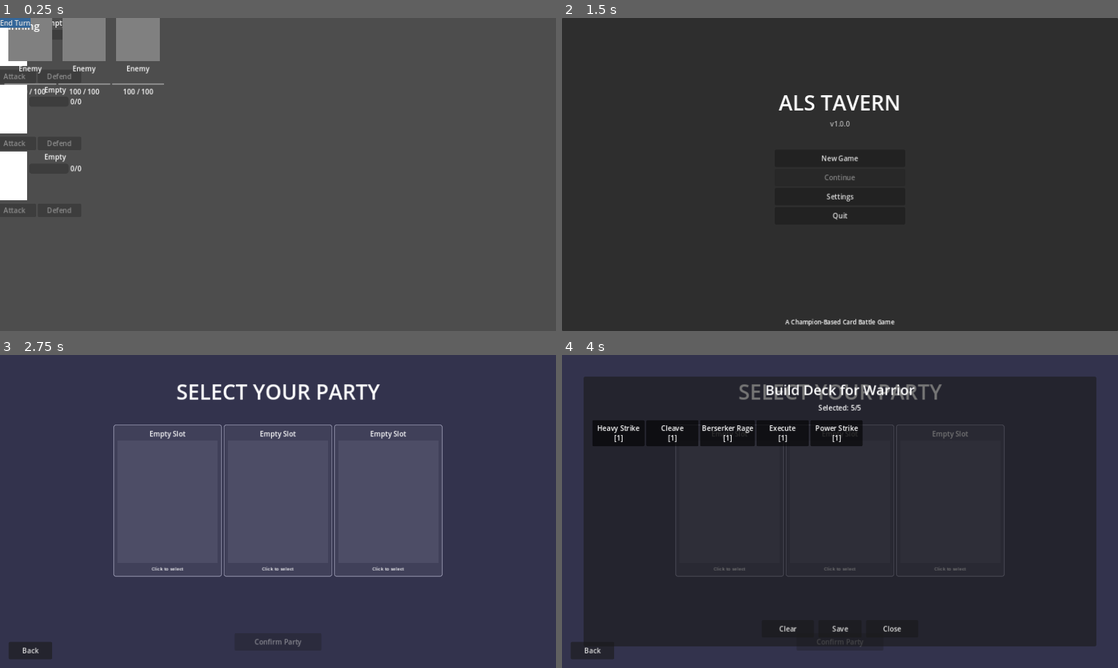
Above: before the commit, frames 1-4 (two rows, left to right).
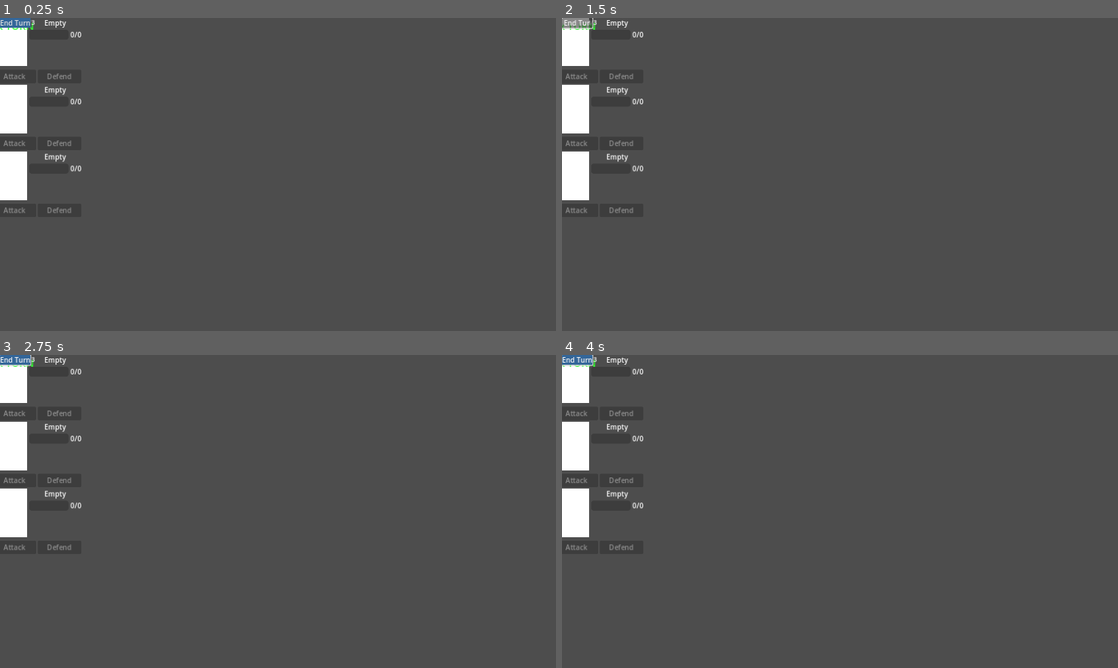
Above: after the commit, the same moments.

Repository: DaveEstey/als-tavern
Game: Godot game, scene res://scenes/battle/battle_scene.tscn
The game is run twice, just before and just after one commit, with the same random seed, the same clock (stepped at 60 frames per second) and the same inputs. This scene is started directly instead of the project's main scene.
Inputs (mouse positions are in pixels of both pictures, inside the frame that each line leads up to):
- Up to frame 1 (0.25 s): no input
- Up to frame 2 (1.5 s): click "End Turn" at 0.5 s; click (578, 24) at 1.25 s, where only the run before the commit has a clickable "Continue"
- Up to frame 3 (2.75 s): click (278, 495) at 2 s, where only the run before the commit has a clickable "New Game"
- Up to frame 4 (4 s): click (728, 502) at 2.77 s; click (728, 423) at 3.5 s, where only the run before the commit has a clickable "Warrior Lv.1 | HP: 40"

The runs differ from the first frame. In frame 1, 3.5% of the frame differs, in the area x 0-30%, y 0-25%; in frame 2, 97%; in frame 3, 91%; in frame 4, 98%, in the area x 0-100%, y 0-100%.
Error before the commit: Invalid type in function 'initialize_battle' in base 'Node (BattleManager)'. The array of argument 1 (Array) does not have the same element type as the expecte…
Error after the commit: Invalid call to function 'update_display' in base 'Control (ChampionDisplay)'. Expected 0 arguments. (res://scripts/battle/battle_scene.gd:287)

Commit message:
Fix type errors and unused parameter warnings
Battle scene fixes:
- battle_scene.gd:101-114: Fix Array type mismatch when calling initialize_battle()
  Properly convert raw enemy array to Array[String] with type checking

Code quality fixes:
- card.gd:268: Prefix unused parameter caster with underscore in _execute_block()
- champion_display.gd:39: Comment out unused signal champion_selected
- champion_display.gd:110: Fix incompatible ternary by using champion.champion_name
  and str() conversion for type safety
- hand_ui.gd:52,68,228: Prefix unused parameters card_id with underscore in
  add_card_to_hand(), remove_card_from_hand(), get_card_ui_by_id()
  (parameters unused due to incomplete implementation with TODO comments)

This resolves:
- E: Invalid type in function 'initialize_battle' - Array vs Array[String] mismatch
- W: Unused parameter "caster" in _execute_block()
- W: Unused signal "champion_selected"
- W: Incompatible ternary types
- W: 3 unused parameter warnings in hand_ui.gd

Diff:
--- a/scripts/battle/battle_scene.gd
+++ b/scripts/battle/battle_scene.gd
@@ -98,7 +98,15 @@
 
 	# Initialize battle with enemies from GameManager
 	if game_manager and "current_battle_enemies" in game_manager:
-		var enemy_ids = game_manager.current_battle_enemies
+		var enemy_ids: Array[String] = []
+		var raw_enemies = game_manager.current_battle_enemies
+
+		# Ensure proper typing
+		if raw_enemies is Array:
+			for enemy in raw_enemies:
+				if enemy is String:
+					enemy_ids.append(enemy)
+
 		if enemy_ids.is_empty():
 			push_warning("No enemies set in GameManager, using default test enemies")
 			enemy_ids = ["goblin", "skeleton"]
--- a/scripts/battle/card.gd
+++ b/scripts/battle/card.gd
@@ -265,7 +265,7 @@
 	return true
 
 
-func _execute_block(caster: Champion, targets: Array) -> bool:
+func _execute_block(_caster: Champion, targets: Array) -> bool:
 	## Execute block effect
 	## Grant block to target(s)
 	for target in targets:
--- a/scripts/ui/champion_display.gd
+++ b/scripts/ui/champion_display.gd
@@ -36,7 +36,7 @@
 @onready var defend_button: Button = $VBoxContainer/ActionButtonsContainer/DefendButton
 
 # Signals
-signal champion_selected(champion_index: int)
+# signal champion_selected(champion_index: int)  # Currently unused
 signal attack_pressed(champion_index: int)
 signal defend_pressed(champion_index: int)
 signal champion_clicked_for_targeting(champion_index: int)
@@ -107,7 +107,7 @@
 		return
 
 	# Update name
-	name_label.text = champion.name if champion.name else "Champion"
+	name_label.text = str(champion.champion_name) if champion.champion_name else "Champion"
 
 	# Update HP bar and text
 	var current_hp = champion.current_hp if champion.current_hp > 0 else 0
--- a/scripts/ui/hand_ui.gd
+++ b/scripts/ui/hand_ui.gd
@@ -48,8 +48,8 @@
 
 
 # Add a card UI to the hand
-# card_id: The unique identifier for the card
-func add_card_to_hand(card_id: String) -> void:
+# _card_id: The unique identifier for the card (currently unused until card_ui fully implemented)
+func add_card_to_hand(_card_id: String) -> void:
 	if not card_ui_scene:
 		push_error("card_ui_scene not set in HandUI. Ensure card_ui_scene is assigned in inspector or preloaded.")
 		return
@@ -64,8 +64,8 @@
 
 
 # Remove a card UI from the hand by card ID
-# card_id: The unique identifier for the card to remove
-func remove_card_from_hand(card_id: String) -> void:
+# _card_id: The unique identifier for the card to remove (currently unused until card_ui fully implemented)
+func remove_card_from_hand(_card_id: String) -> void:
 	for i in range(current_cards.size() - 1, -1, -1):
 		var card_ui = current_cards[i]
 		# TODO: Match by card_id when card_ui stores this information
@@ -225,7 +225,7 @@
 
 # Get the card UI by card ID
 # Returns null if card not found
-func get_card_ui_by_id(card_id: String) -> Control:
+func get_card_ui_by_id(_card_id: String) -> Control:
 	for card_ui in current_cards:
 		# TODO: Match by card_id when card_ui stores this information
 		# if card_ui.card_id == card_id:
